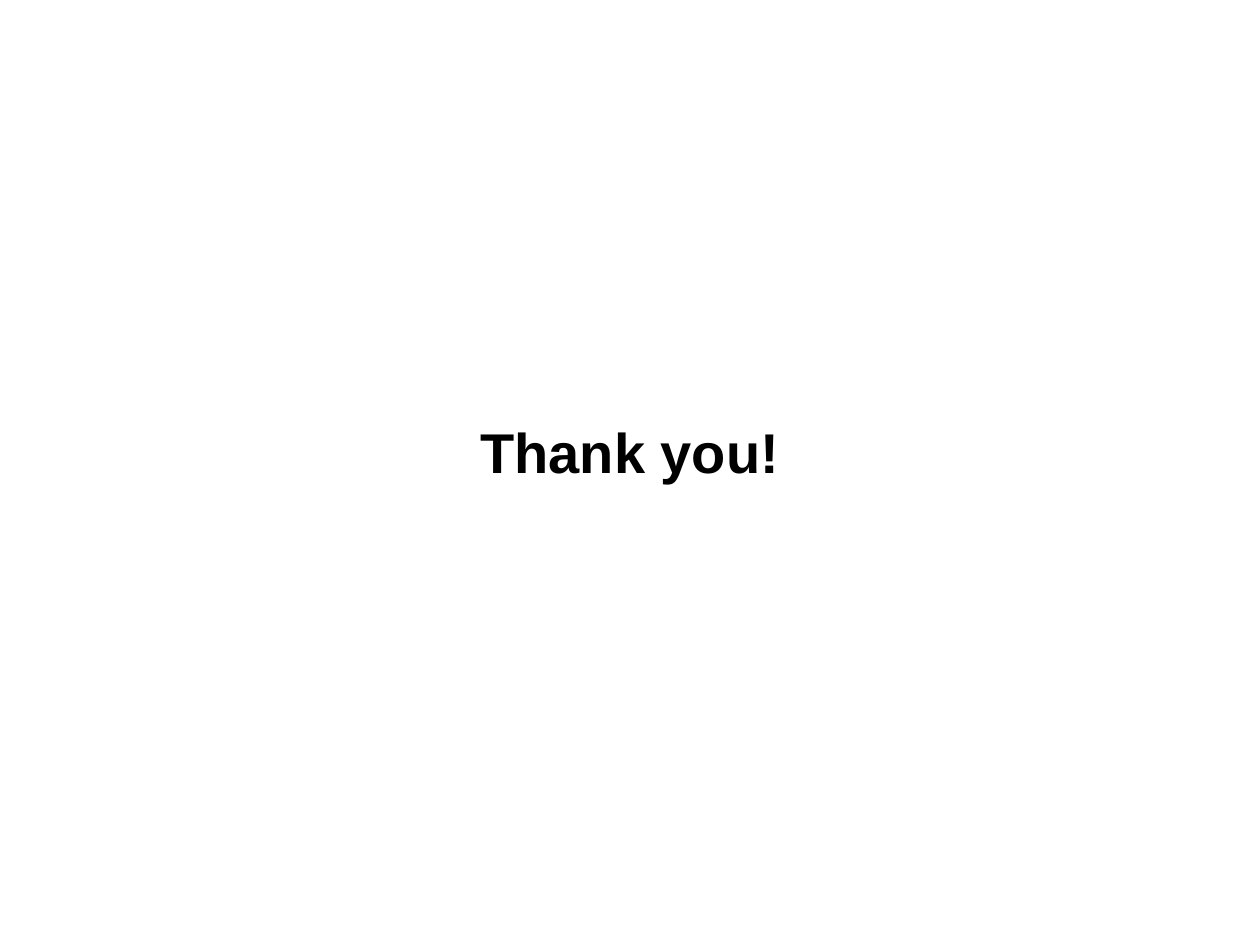
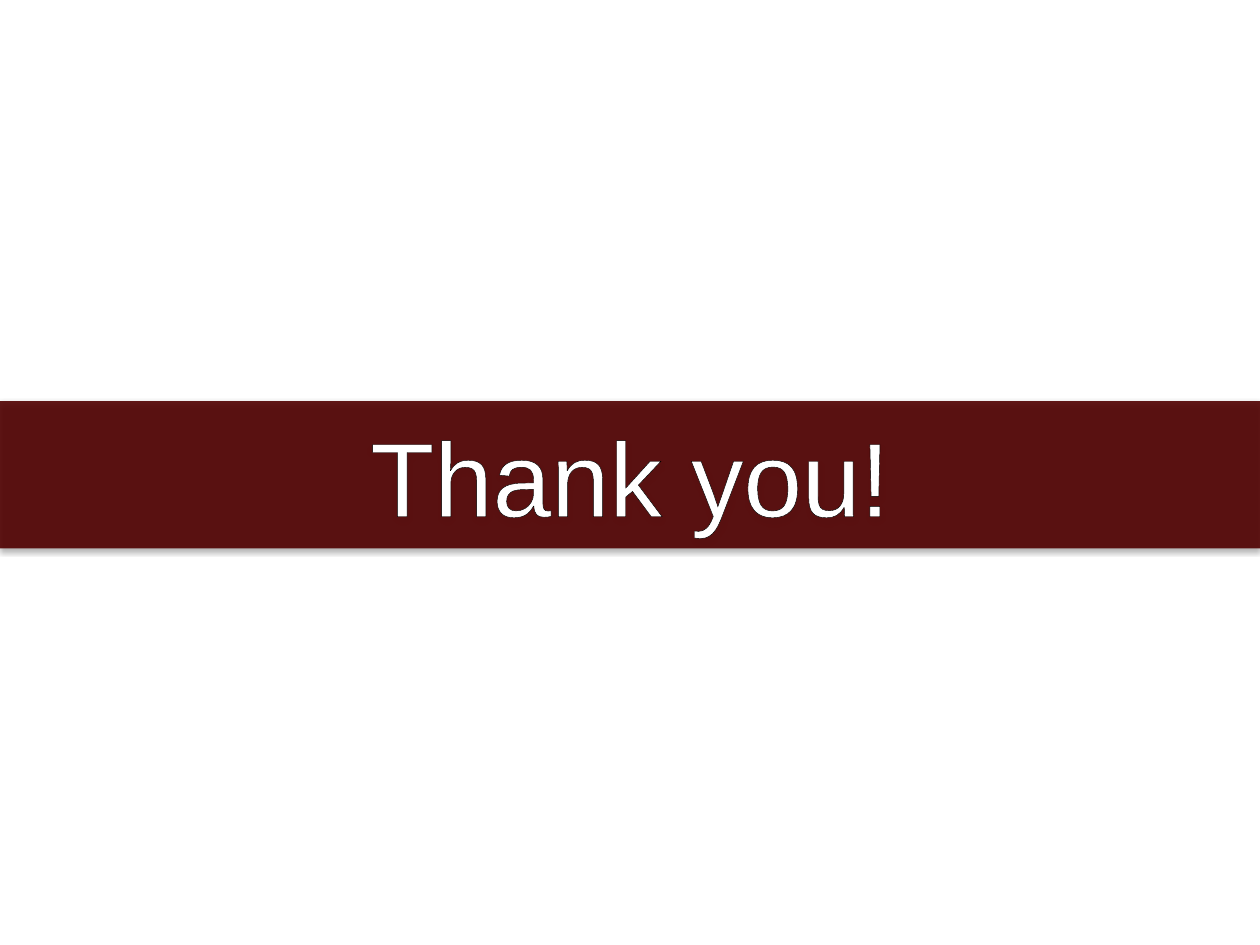
Before and after one commit to jgerity/talks, a slide deck: slide 3 of TAMU_jgerityTemplate.potx (slide 2 before the commit). Drawn at 1260x945 pixels with LibreOffice and Linux fonts; fonts in the diff are those of the drawing; background and template pictures are left out. Boxes give left, top, right and bottom in pixels: in the first picture for what was removed or moved away, otherwise in the second. Text is boxed around its words. In the diff, an @@ line names an element or a change of style, - is before the commit and + after.

```diff
--- a/TAMU_jgerityTemplate.potx
+++ b/TAMU_jgerityTemplate.potx
@@ rectangle "Thank you!": place and size @@
-rectangle "Thank you!" at <box>480,432,779,484</box>
+rectangle "Thank you!" at <box>0,401,1260,548</box>
@@ rectangle "Thank you!" at <box>0,401,1260,548</box>: size 32 to 60 pt, text colour #000000 to #FFFFFF, letter outline none to #000000 1.5 pt, bold off; fill none to #500000 at 90% opacity; shadow on @@
```
Also in this commit, not shown: 1 other slide changed, 1 slide added.
